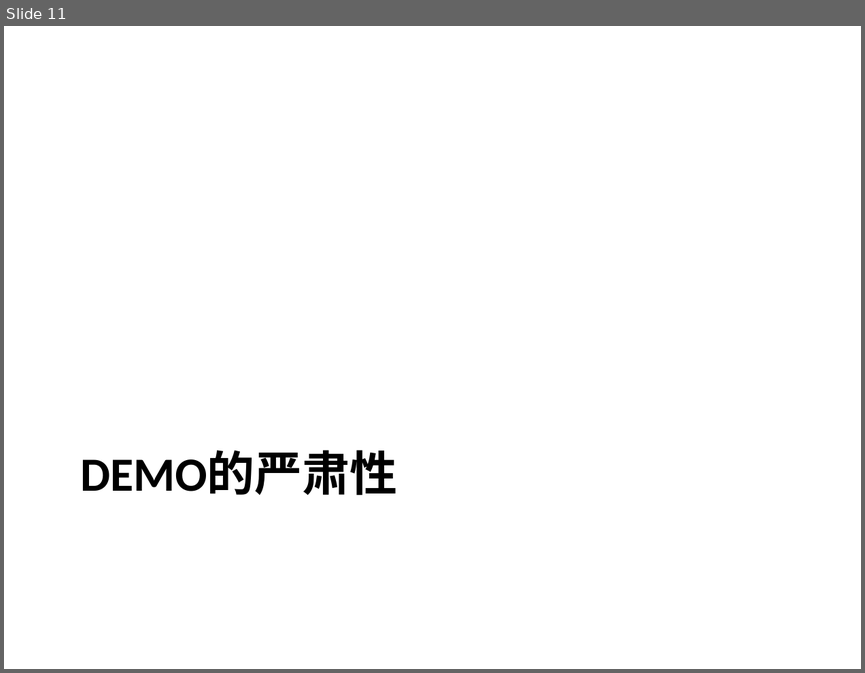
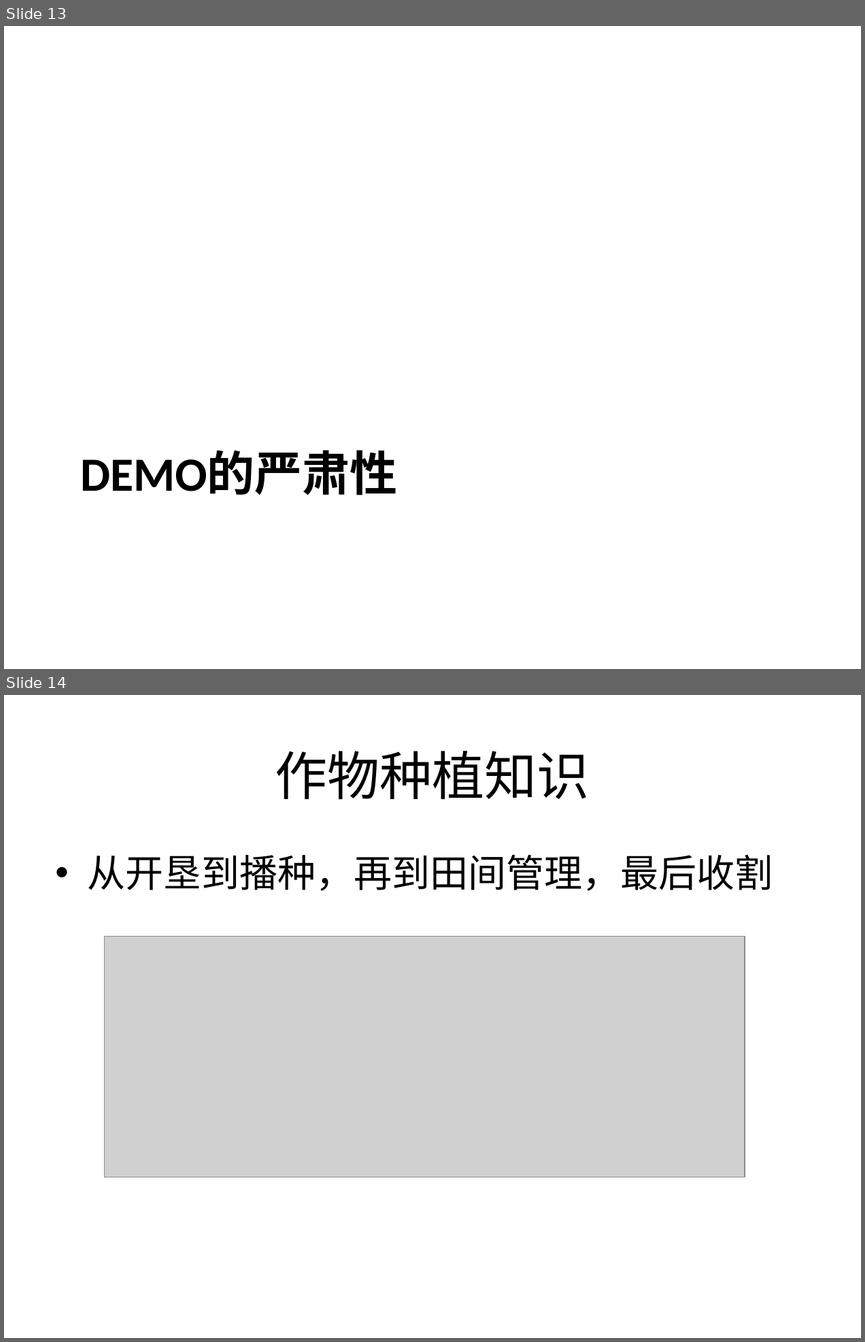
Before and after one commit to sativa/graduate2011, a slide deck: 策划/策划.ppt. Shown one above the other, each under a label of ours: slide 11 before the commit, slides 13 and 14 after it. The pictures are 865x673 and 865x1342 pixels, drawn with LibreOffice and Linux fonts; fonts in the diff are those of the drawing; grey boxes stand for pictures. Boxes give left, top, right and bottom in pixels: in the first picture for what was removed or moved away, otherwise in the second. Text is boxed around its words. In the diff, an @@ line names an element or a change of style, - is before the commit and + after.

```diff
--- a/策划/策划.ppt
+++ b/策划/策划.ppt
@@ slide 14 added at (4, 695, 861, 1338), background #FFFFFF @@
@@ title added at (275, 751, 589, 799), 44 pt, text #000000 @@
+作物种植知识
@@ text added at (88, 855, 773, 891), 32 pt, text #000000 @@
+• 从开垦到播种，再到田间管理，最后收割
@@ picture added at (104, 936, 745, 1176) @@
@@ what was slide 11 is now slide 13 @@
```
Also in this commit, not shown: 7 slides changed, 6 other slides added, 2 slides removed, 2 other files.
